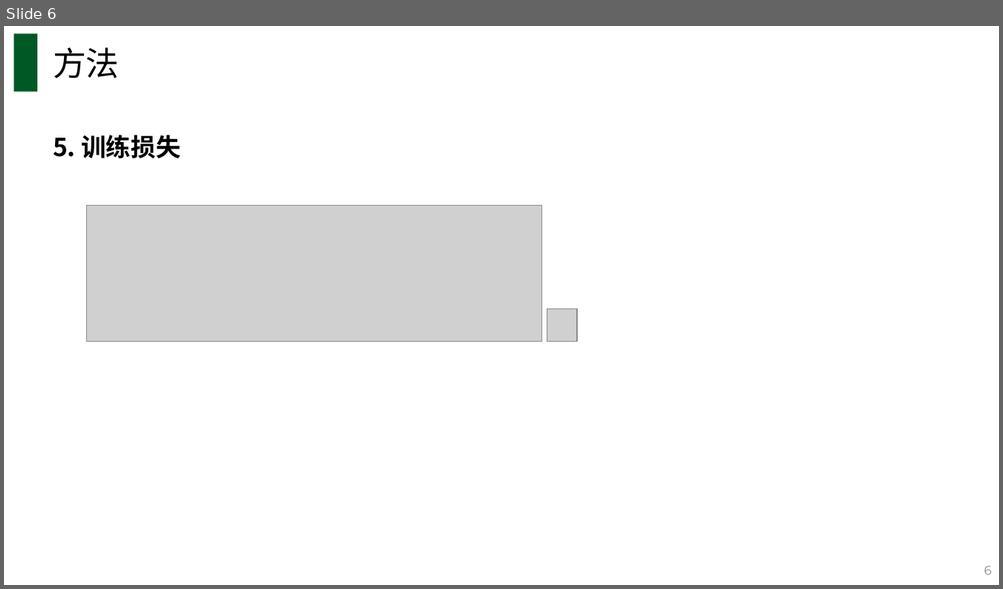
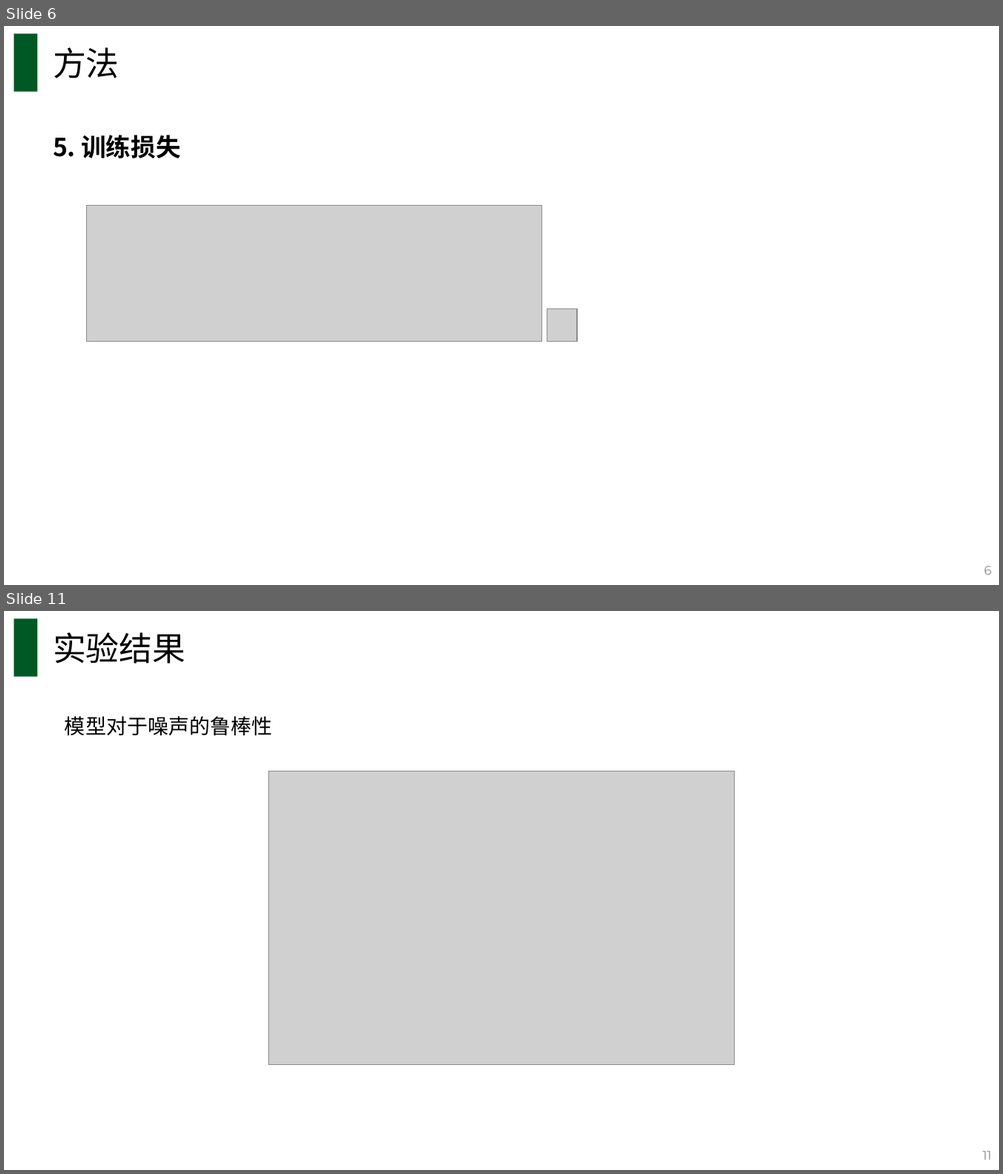
Before and after one commit to Stardust-hyx/paper-notes, a slide deck: 20210811-何羽鑫 -Model_Fine-grained_Entity_Type_with_Box_Embedding.pptx. Shown one above the other, each under a label of ours: slide 6 before the commit, slides 6 and 11 after it; the slides between them are not shown. The pictures are 1003x589 and 1003x1174 pixels, drawn with LibreOffice and Linux fonts; fonts in the diff are those of the drawing; grey boxes stand for pictures. Boxes give left, top, right and bottom in pixels: in the first picture for what was removed or moved away, otherwise in the second. Text is boxed around its words. In the diff, an @@ line names an element or a change of style, - is before the commit and + after.

```diff
--- a/20210811-何羽鑫 -Model_Fine-grained_Entity_Type_with_Box_Embedding.pptx
+++ b/20210811-何羽鑫 -Model_Fine-grained_Entity_Type_with_Box_Embedding.pptx
@@ slide 11 added at [4, 611, 999, 1170], background #FFFFFF @@
@@ rectangle added at [14, 618, 37, 677], fill #005825 @@
@@ text added at [53, 632, 185, 664], 32 pt, text #000000 @@
+实验结果
@@ text added at [65, 716, 272, 736], 20 pt, text #000000 @@
+模型对于噪声的鲁棒性
@@ picture added at [269, 771, 734, 1065] @@
@@ page number added at [982, 1151, 991, 1160], 12 pt, text #898989 @@
+11
```
Also in this commit, not shown: 3 slides changed, 3 other slides added.
